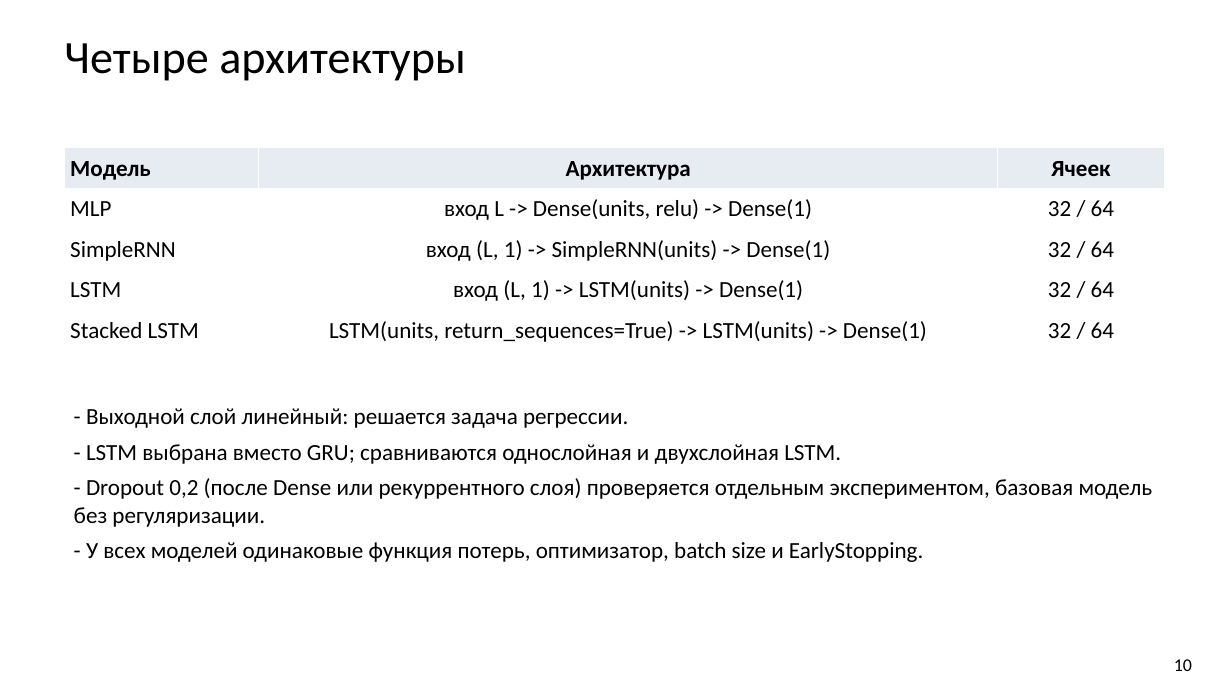
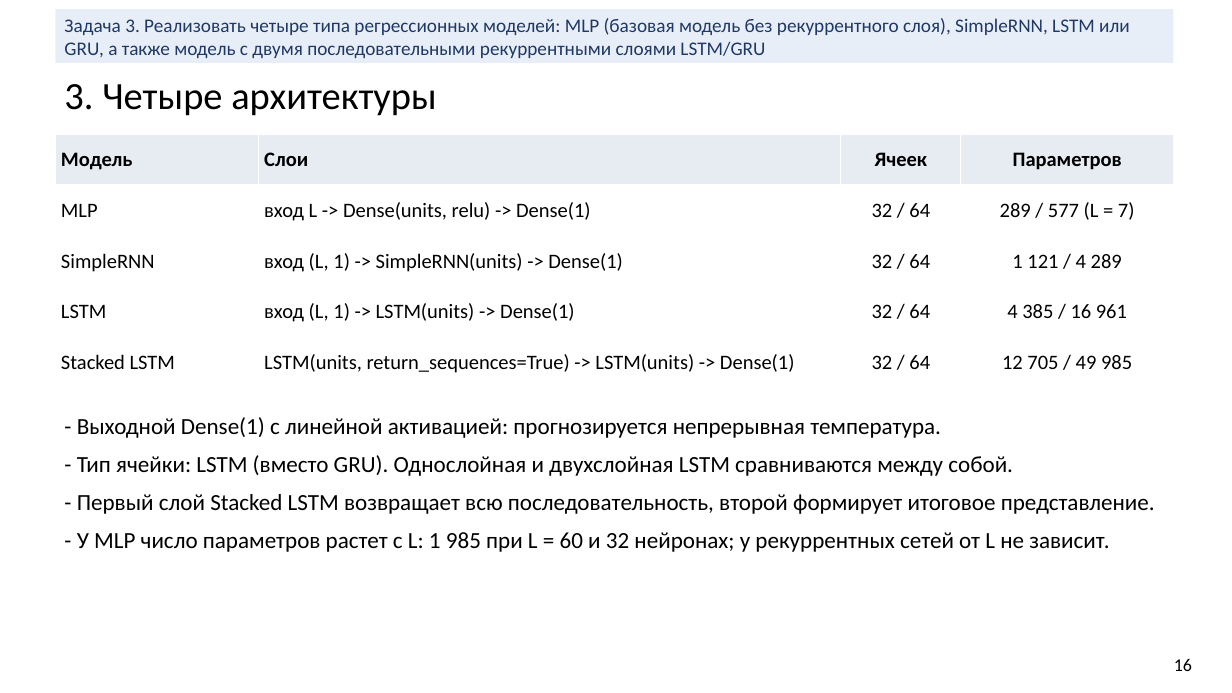
Before and after one commit to bigflyy/nn-uni, a slide deck: slide 16 of labs/lab2/nn-lab-2.pptx (slide 10 before the commit). Drawn at 1232x693 pixels with LibreOffice and Linux fonts; fonts in the diff are those of the drawing. Boxes give left, top, right and bottom in pixels: in the first picture for what was removed or moved away, otherwise in the second. Text is boxed around its words. In the diff, an @@ line names an element or a change of style, - is before the commit and + after.

```diff
--- a/labs/lab2/nn-lab-2.pptx
+++ b/labs/lab2/nn-lab-2.pptx
@@ rectangle added at [55, 9, 1174, 63], fill #E8EEF7, 15 pt, text #1F3864 @@
+Задача 3. Реализовать четыре типа регрессионных моделей: MLP (базовая модель без рекуррентного слоя), SimpleRNN, LSTM или GRU, а также модель с двумя последовательными рекуррентными слоями LSTM/GRU
@@ text at [64, 84, 436, 116]: text changed; size 36 to 30 pt @@
-Четыре архитектуры
+3. Четыре архитектуры
@@ table at [55, 134, 1174, 388] @@
-column 2, row 1: Архитектура
+column 2, row 1: Слои
+column 4: Параметров | 289 / 577 (L = 7) | 1 121 / 4 289 | 4 385 / 16 961 | 12 705 / 49 985
@@ table: place and size @@
-table at [65, 148, 1165, 351]
+table at [55, 134, 1174, 388]
@@ text at [77, 417, 1155, 552]: text changed @@
-- Выходной слой линейный: решается задача регрессии.
-- LSTM выбрана вместо GRU; сравниваются однослойная и двухслойная LSTM.
-- Dropout 0,2 (после Dense или рекуррентного слоя) проверяется отдельным экспериментом, базовая модель без регуляризации.
-- У всех моделей одинаковые функция потерь, оптимизатор, batch size и EarlyStopping.
+- Выходной Dense(1) с линейной активацией: прогнозируется непрерывная температура.
+- Тип ячейки: LSTM (вместо GRU). Однослойная и двухслойная LSTM сравниваются между собой.
+- Первый слой Stacked LSTM возвращает всю последовательность, второй формирует итоговое представление.
+- У MLP число параметров растет с L: 1 985 при L = 60 и 32 нейронах; у рекуррентных сетей от L не зависит.
@@ text at [1174, 659, 1192, 671]: text changed @@
-10
+16
```
Also in this commit, not shown: 12 other slides changed, 24 slides added, 8 slides removed.
